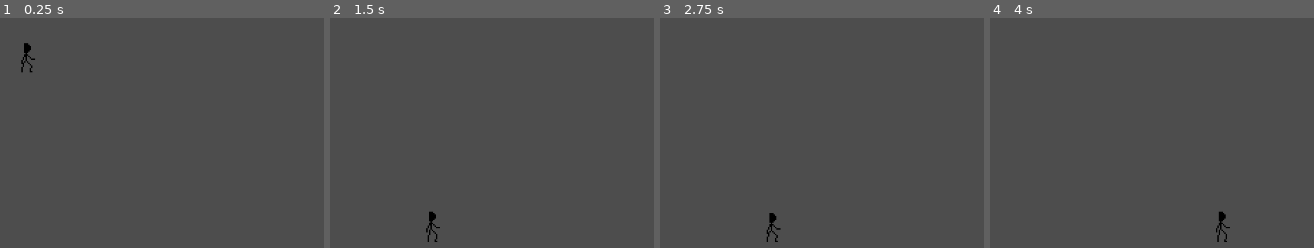
Above: before the commit, frames 1-4 (left to right).
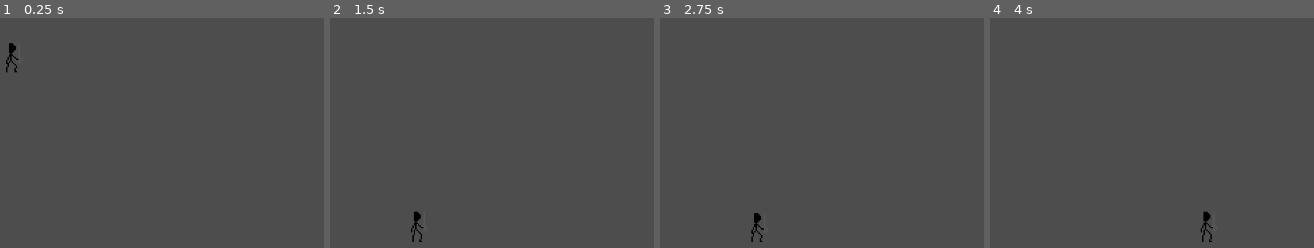
Above: after the commit, the same moments.

Repository: erikdervik/eisen-und-ehre
Game: Godot game, scene res://game.tscn
Same seed, same stepped clock (60 frames per second), same inputs: the game is played once before the commit and once after it.
Inputs:
- Up to frame 1 (0.25 s): no input
- Up to frame 2 (1.5 s): hold D (p1_right) from 0.53 s (still down); tap E (p1_attack) at 0.6 s; tap W (p1_jump) at 0.77 s; tap Space (p1_lunge) at 1.35 s
- Up to frame 3 (2.75 s): tap W (p1_jump) at 1.52 s; release D (p1_right) at 2.03 s; hold A (p1_left) from 2.03 s (still down); tap Q (p1_parry) at 2.1 s
- Up to frame 4 (4 s): release A (p1_left) at 2.78 s; hold D (p1_right) from 2.78 s (still down); tap E (p1_attack) at 2.85 s; tap W (p1_jump) at 3.02, 3.77 s; tap Space (p1_lunge) at 3.6 s

The runs differ from the first frame. In frame 1, 0.4% of the frame differs, in the area x 1-11%, y 10-24%; in frame 2, 0.4%; in frame 3, 0.4%, in the area x 28-38%, y 84-98%; in frame 4, 0.4%.

Commit message:
player weaopn
waffe hinzugefügt
animationen jetzt 44x22

Diff:
--- a/player.tscn
+++ b/player.tscn
@@ -12,127 +12,131 @@
 
 [sub_resource type="AtlasTexture" id="AtlasTexture_i3pqv"]
 atlas = ExtResource("2_onrkg")
-region = Rect2(0, 110, 22, 22)
+region = Rect2(0, 110, 44, 22)
 
 [sub_resource type="AtlasTexture" id="AtlasTexture_hqtel"]
 atlas = ExtResource("2_onrkg")
-region = Rect2(22, 110, 22, 22)
+region = Rect2(44, 110, 44, 22)
 
 [sub_resource type="AtlasTexture" id="AtlasTexture_sweqy"]
 atlas = ExtResource("2_onrkg")
-region = Rect2(44, 110, 22, 22)
+region = Rect2(88, 110, 44, 22)
+
+[sub_resource type="AtlasTexture" id="AtlasTexture_onrkg"]
+atlas = ExtResource("2_onrkg")
+region = Rect2(0, 132, 44, 22)
+
+[sub_resource type="AtlasTexture" id="AtlasTexture_2hs0m"]
+atlas = ExtResource("2_onrkg")
+region = Rect2(44, 132, 44, 22)
+
+[sub_resource type="AtlasTexture" id="AtlasTexture_1jxqw"]
+atlas = ExtResource("2_onrkg")
+region = Rect2(88, 132, 44, 22)
+
+[sub_resource type="AtlasTexture" id="AtlasTexture_dw050"]
+atlas = ExtResource("2_onrkg")
+region = Rect2(132, 132, 44, 22)
+
+[sub_resource type="AtlasTexture" id="AtlasTexture_b26j0"]
+atlas = ExtResource("2_onrkg")
+region = Rect2(176, 132, 44, 22)
+
+[sub_resource type="AtlasTexture" id="AtlasTexture_n7ghd"]
+atlas = ExtResource("2_onrkg")
+region = Rect2(220, 132, 44, 22)
+
+[sub_resource type="AtlasTexture" id="AtlasTexture_nvl01"]
+atlas = ExtResource("2_onrkg")
+region = Rect2(264, 132, 44, 22)
+
+[sub_resource type="AtlasTexture" id="AtlasTexture_ivps1"]
+atlas = ExtResource("2_onrkg")
+region = Rect2(0, 88, 44, 22)
+
+[sub_resource type="AtlasTexture" id="AtlasTexture_urp6f"]
+atlas = ExtResource("2_onrkg")
+region = Rect2(44, 88, 44, 22)
+
+[sub_resource type="AtlasTexture" id="AtlasTexture_bwjto"]
+atlas = ExtResource("2_onrkg")
+region = Rect2(88, 88, 44, 22)
+
+[sub_resource type="AtlasTexture" id="AtlasTexture_606se"]
+atlas = ExtResource("2_onrkg")
+region = Rect2(0, 22, 44, 22)
+
+[sub_resource type="AtlasTexture" id="AtlasTexture_u1c27"]
+atlas = ExtResource("2_onrkg")
+region = Rect2(44, 22, 44, 22)
+
+[sub_resource type="AtlasTexture" id="AtlasTexture_op7ga"]
+atlas = ExtResource("2_onrkg")
+region = Rect2(88, 22, 44, 22)
+
+[sub_resource type="AtlasTexture" id="AtlasTexture_q13i1"]
+atlas = ExtResource("2_onrkg")
+region = Rect2(132, 22, 44, 22)
+
+[sub_resource type="AtlasTexture" id="AtlasTexture_pylmc"]
+atlas = ExtResource("2_onrkg")
+region = Rect2(176, 22, 44, 22)
+
+[sub_resource type="AtlasTexture" id="AtlasTexture_pbfsw"]
+atlas = ExtResource("2_onrkg")
+region = Rect2(220, 22, 44, 22)
+
+[sub_resource type="AtlasTexture" id="AtlasTexture_5tmop"]
+atlas = ExtResource("2_onrkg")
+region = Rect2(264, 22, 44, 22)
+
+[sub_resource type="AtlasTexture" id="AtlasTexture_7ahtn"]
+atlas = ExtResource("2_onrkg")
+region = Rect2(0, 44, 44, 22)
+
+[sub_resource type="AtlasTexture" id="AtlasTexture_7lmhl"]
+atlas = ExtResource("2_onrkg")
+region = Rect2(44, 44, 44, 22)
+
+[sub_resource type="AtlasTexture" id="AtlasTexture_dx0e4"]
+atlas = ExtResource("2_onrkg")
+region = Rect2(0, 66, 44, 22)
+
+[sub_resource type="AtlasTexture" id="AtlasTexture_jm5j8"]
+atlas = ExtResource("2_onrkg")
+region = Rect2(44, 66, 44, 22)
 
 [sub_resource type="AtlasTexture" id="AtlasTexture_7hik5"]
 atlas = ExtResource("2_onrkg")
-region = Rect2(0, 132, 22, 22)
+region = Rect2(88, 66, 44, 22)
 
 [sub_resource type="AtlasTexture" id="AtlasTexture_qtqh7"]
 atlas = ExtResource("2_onrkg")
-region = Rect2(22, 132, 22, 22)
+region = Rect2(132, 66, 44, 22)
 
 [sub_resource type="AtlasTexture" id="AtlasTexture_2wuci"]
 atlas = ExtResource("2_onrkg")
-region = Rect2(44, 132, 22, 22)
+region = Rect2(0, 0, 44, 22)
 
 [sub_resource type="AtlasTexture" id="AtlasTexture_iruf7"]
 atlas = ExtResource("2_onrkg")
-region = Rect2(66, 132, 22, 22)
+region = Rect2(44, 0, 44, 22)
 
 [sub_resource type="AtlasTexture" id="AtlasTexture_j5n4i"]
 atlas = ExtResource("2_onrkg")
-region = Rect2(88, 132, 22, 22)
+region = Rect2(88, 0, 44, 22)
 
 [sub_resource type="AtlasTexture" id="AtlasTexture_634y6"]
 atlas = ExtResource("2_onrkg")
-region = Rect2(110, 132, 22, 22)
+region = Rect2(0, 0, 44, 22)
 
 [sub_resource type="AtlasTexture" id="AtlasTexture_efrwb"]
 atlas = ExtResource("2_onrkg")
-region = Rect2(132, 132, 22, 22)
-
-[sub_resource type="AtlasTexture" id="AtlasTexture_onrkg"]
-atlas = ExtResource("2_onrkg")
-region = Rect2(0, 88, 22, 22)
-
-[sub_resource type="AtlasTexture" id="AtlasTexture_2hs0m"]
-atlas = ExtResource("2_onrkg")
-region = Rect2(22, 88, 22, 22)
-
-[sub_resource type="AtlasTexture" id="AtlasTexture_1jxqw"]
-atlas = ExtResource("2_onrkg")
-region = Rect2(0, 22, 22, 22)
-
-[sub_resource type="AtlasTexture" id="AtlasTexture_dw050"]
-atlas = ExtResource("2_onrkg")
-region = Rect2(22, 22, 22, 22)
-
-[sub_resource type="AtlasTexture" id="AtlasTexture_b26j0"]
-atlas = ExtResource("2_onrkg")
-region = Rect2(44, 22, 22, 22)
-
-[sub_resource type="AtlasTexture" id="AtlasTexture_n7ghd"]
-atlas = ExtResource("2_onrkg")
-region = Rect2(66, 22, 22, 22)
-
-[sub_resource type="AtlasTexture" id="AtlasTexture_nvl01"]
-atlas = ExtResource("2_onrkg")
-region = Rect2(88, 22, 22, 22)
-
-[sub_resource type="AtlasTexture" id="AtlasTexture_q13i1"]
-atlas = ExtResource("2_onrkg")
-region = Rect2(110, 22, 22, 22)
-
-[sub_resource type="AtlasTexture" id="AtlasTexture_pylmc"]
-atlas = ExtResource("2_onrkg")
-region = Rect2(132, 22, 22, 22)
-
-[sub_resource type="AtlasTexture" id="AtlasTexture_pbfsw"]
-atlas = ExtResource("2_onrkg")
-region = Rect2(0, 44, 22, 22)
-
-[sub_resource type="AtlasTexture" id="AtlasTexture_5tmop"]
-atlas = ExtResource("2_onrkg")
-region = Rect2(22, 44, 22, 22)
-
-[sub_resource type="AtlasTexture" id="AtlasTexture_7ahtn"]
-atlas = ExtResource("2_onrkg")
-region = Rect2(0, 66, 22, 22)
-
-[sub_resource type="AtlasTexture" id="AtlasTexture_7lmhl"]
-atlas = ExtResource("2_onrkg")
-region = Rect2(22, 66, 22, 22)
-
-[sub_resource type="AtlasTexture" id="AtlasTexture_dx0e4"]
-atlas = ExtResource("2_onrkg")
-region = Rect2(44, 66, 22, 22)
-
-[sub_resource type="AtlasTexture" id="AtlasTexture_jm5j8"]
-atlas = ExtResource("2_onrkg")
-region = Rect2(66, 66, 22, 22)
-
-[sub_resource type="AtlasTexture" id="AtlasTexture_ivps1"]
-atlas = ExtResource("2_onrkg")
-region = Rect2(0, 0, 22, 22)
-
-[sub_resource type="AtlasTexture" id="AtlasTexture_urp6f"]
-atlas = ExtResource("2_onrkg")
-region = Rect2(22, 0, 22, 22)
-
-[sub_resource type="AtlasTexture" id="AtlasTexture_bwjto"]
-atlas = ExtResource("2_onrkg")
-region = Rect2(44, 0, 22, 22)
-
-[sub_resource type="AtlasTexture" id="AtlasTexture_606se"]
-atlas = ExtResource("2_onrkg")
-region = Rect2(0, 0, 22, 22)
-
-[sub_resource type="AtlasTexture" id="AtlasTexture_u1c27"]
-atlas = ExtResource("2_onrkg")
-region = Rect2(22, 0, 22, 22)
-
-[sub_resource type="AtlasTexture" id="AtlasTexture_op7ga"]
-atlas = ExtResource("2_onrkg")
-region = Rect2(44, 0, 22, 22)
+region = Rect2(44, 0, 44, 22)
+
+[sub_resource type="AtlasTexture" id="AtlasTexture_hiqhm"]
+atlas = ExtResource("2_onrkg")
+region = Rect2(88, 0, 44, 22)
 
 [sub_resource type="SpriteFrames" id="SpriteFrames_q13i1"]
 animations = [{
@@ -152,62 +156,65 @@
 }, {
 "frames": [{
 "duration": 1.0,
-"texture": SubResource("AtlasTexture_7hik5")
-}, {
-"duration": 1.0,
-"texture": SubResource("AtlasTexture_qtqh7")
-}, {
-"duration": 1.0,
-"texture": SubResource("AtlasTexture_2wuci")
-}, {
-"duration": 1.0,
-"texture": SubResource("AtlasTexture_iruf7")
-}, {
-"duration": 1.0,
-"texture": SubResource("AtlasTexture_j5n4i")
-}, {
-"duration": 1.0,
-"texture": SubResource("AtlasTexture_634y6")
-}, {
-"duration": 1.0,
-"texture": SubResource("AtlasTexture_efrwb")
+"texture": SubResource("AtlasTexture_onrkg")
+}, {
+"duration": 1.0,
+"texture": SubResource("AtlasTexture_2hs0m")
+}, {
+"duration": 1.0,
+"texture": SubResource("AtlasTexture_1jxqw")
+}, {
+"duration": 1.0,
+"texture": SubResource("AtlasTexture_dw050")
+}, {
+"duration": 1.0,
+"texture": SubResource("AtlasTexture_b26j0")
+}, {
+"duration": 1.0,
+"texture": SubResource("AtlasTexture_n7ghd")
+}, {
+"duration": 1.0,
+"texture": SubResource("AtlasTexture_nvl01")
 }],
 "loop": true,
 "name": &"hit n back",
-"speed": 5.0
-}, {
-"frames": [{
-"duration": 1.0,
-"texture": SubResource("AtlasTexture_onrkg")
-}, {
-"duration": 1.0,
-"texture": SubResource("AtlasTexture_2hs0m")
+"speed": 7.0
+}, {
+"frames": [{
+"duration": 1.0,
+"texture": SubResource("AtlasTexture_ivps1")
+}, {
+"duration": 1.0,
+"texture": SubResource("AtlasTexture_urp6f")
+}, {
+"duration": 1.0,
+"texture": SubResource("AtlasTexture_bwjto")
 }],
 "loop": true,
 "name": &"hit n stand",
-"speed": 5.0
-}, {
-"frames": [{
-"duration": 1.0,
-"texture": SubResource("AtlasTexture_1jxqw")
-}, {
-"duration": 1.0,
-"texture": SubResource("AtlasTexture_dw050")
-}, {
-"duration": 1.0,
-"texture": SubResource("AtlasTexture_b26j0")
-}, {
-"duration": 1.0,
-"texture": SubResource("AtlasTexture_n7ghd")
-}, {
-"duration": 1.0,
-"texture": SubResource("AtlasTexture_nvl01")
+"speed": 7.0
+}, {
+"frames": [{
+"duration": 1.0,
+"texture": SubResource("AtlasTexture_606se")
+}, {
+"duration": 1.0,
+"texture": SubResource("AtlasTexture_u1c27")
+}, {
+"duration": 1.0,
+"texture": SubResource("AtlasTexture_op7ga")
 }, {
 "duration": 1.0,
 "texture": SubResource("AtlasTexture_q13i1")
 }, {
 "duration": 1.0,
 "texture": SubResource("AtlasTexture_pylmc")
+}, {
+"duration": 1.0,
+"texture": SubResource("AtlasTexture_pbfsw")
+}, {
+"duration": 1.0,
+"texture": SubResource("AtlasTexture_5tmop")
 }],
 "loop": true,
 "name": &"hit n walk",
@@ -215,10 +222,10 @@
 }, {
 "frames": [{
 "duration": 1.0,
-"texture": SubResource("AtlasTexture_pbfsw")
-}, {
-"duration": 1.0,
-"texture": SubResource("AtlasTexture_5tmop")
+"texture": SubResource("AtlasTexture_7ahtn")
+}, {
+"duration": 1.0,
+"texture": SubResource("AtlasTexture_7lmhl")
 }],
 "loop": true,
 "name": &"idle",
@@ -226,16 +233,16 @@
 }, {
 "frames": [{
 "duration": 1.0,
-"texture": SubResource("AtlasTexture_7ahtn")
-}, {
-"duration": 1.0,
-"texture": SubResource("AtlasTexture_7lmhl")
-}, {
-"duration": 1.0,
 "texture": SubResource("AtlasTexture_dx0e4")
 }, {
 "duration": 1.0,
 "texture": SubResource("AtlasTexture_jm5j8")
+}, {
+"duration": 1.0,
+"texture": SubResource("AtlasTexture_7hik5")
+}, {
+"duration": 1.0,
+"texture": SubResource("AtlasTexture_qtqh7")
 }],
 "loop": true,
 "name": &"lunge",
@@ -243,13 +250,13 @@
 }, {
 "frames": [{
 "duration": 1.0,
-"texture": SubResource("AtlasTexture_ivps1")
-}, {
-"duration": 1.0,
-"texture": SubResource("AtlasTexture_urp6f")
-}, {
-"duration": 1.0,
-"texture": SubResource("AtlasTexture_bwjto")
+"texture": SubResource("AtlasTexture_2wuci")
+}, {
+"duration": 1.0,
+"texture": SubResource("AtlasTexture_iruf7")
+}, {
+"duration": 1.0,
+"texture": SubResource("AtlasTexture_j5n4i")
 }],
 "loop": true,
 "name": &"sprint",
@@ -257,13 +264,13 @@
 }, {
 "frames": [{
 "duration": 1.0,
-"texture": SubResource("AtlasTexture_606se")
-}, {
-"duration": 1.0,
-"texture": SubResource("AtlasTexture_u1c27")
-}, {
-"duration": 1.0,
-"texture": SubResource("AtlasTexture_op7ga")
+"texture": SubResource("AtlasTexture_634y6")
+}, {
+"duration": 1.0,
+"texture": SubResource("AtlasTexture_efrwb")
+}, {
+"duration": 1.0,
+"texture": SubResource("AtlasTexture_hiqhm")
 }],
 "loop": true,
 "name": &"walk",
@@ -287,4 +294,5 @@
 position = Vector2(2, -10)
 scale = Vector2(2, 2)
 sprite_frames = SubResource("SpriteFrames_q13i1")
-animation = &"hit n back"
+animation = &"backwards"
+frame_progress = 0.46656454
Binary file added: assets/sprites/player1/fencing_sheet.aseprite
Binary file changed: assets/sprites/player1/fencing_sheet.png
Not shown: 1 places in player.tscn that only renumber resources
